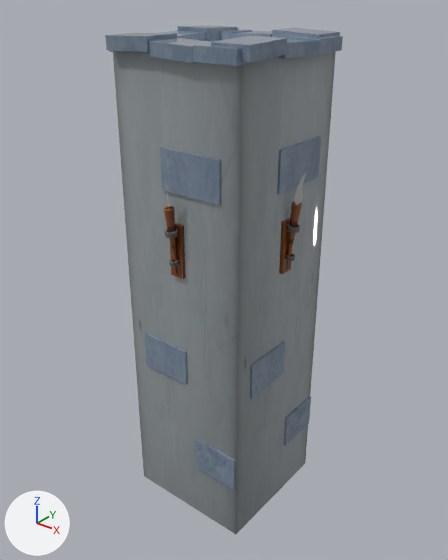
The FBX model Assets/Meshes/Furniture/Furniture_Wall.fbx as it was, and as the next commit left it.
Both versions are drawn from a camera (50 mm lens) standing at (25.9, -32.6, 38.5) and looking at (-0.3, 0.1, 18.3). The axes (+X, +Y, +Z) are drawn at lower left. The lights are the same throughout. Where no turn or scale is listed for an object, it has been applied to the vertices. Vertices at the same position are counted once.

Names of what the first picture shows: 'BasicWall'.
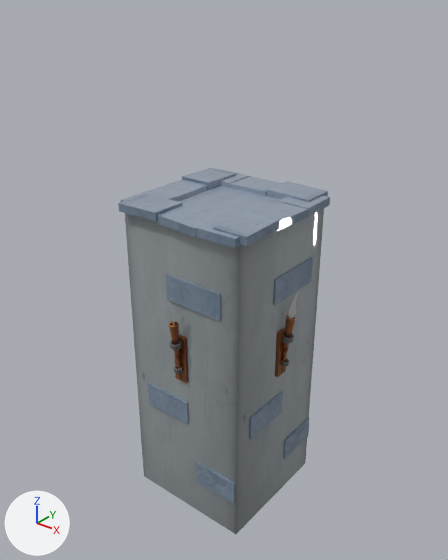
Pixel boxes [x1, y1, x2, y2] of what changed, in the pictures (448 x 560 px; the box of a moved part takes in the faces that stretch with it):
'BasicWall', reshaped, moved (11% narrower, 28% shorter): before [105, 25, 343, 534]; after [118, 168, 330, 534]
part 1 of me_mesh, moved or reshaped: before [113, 51, 336, 505]; after [125, 208, 324, 505]
part 2 of me_mesh, moved or reshaped: before [193, 43, 263, 66]; after [196, 217, 240, 248]
part 3 of me_mesh, moved or reshaped: before [149, 38, 211, 63]; after [158, 205, 221, 238]
part 4 of me_mesh, moved or reshaped: before [105, 33, 177, 52]; after [118, 194, 182, 221]
part 5 of me_mesh, moved or reshaped: before [284, 36, 343, 54]; after [278, 195, 330, 216]
part 6 of me_mesh, moved or reshaped: before [278, 38, 320, 59]; after [251, 201, 309, 230]
part 7 of me_mesh, moved or reshaped: before [211, 36, 287, 62]; after [213, 211, 280, 246]
part 8 of me_mesh, moved or reshaped: before [220, 29, 252, 40]; after [219, 169, 249, 187]
part 9 of me_mesh, moved or reshaped: before [230, 31, 272, 39]; after [229, 176, 282, 196]
part 10 of me_mesh, moved or reshaped: before [272, 28, 340, 38]; after [267, 181, 328, 202]
part 11 of me_mesh, moved or reshaped: before [109, 50, 150, 53]; after [121, 190, 176, 202]
part 12 of me_mesh, moved or reshaped: before [161, 30, 206, 41]; after [152, 179, 208, 201]
part 13 of me_mesh, moved or reshaped: before [177, 25, 238, 41]; after [182, 168, 237, 190]
part 14 of me_mesh, moved or reshaped: before [208, 39, 225, 42]; after [178, 185, 280, 219]
part 15 of me_mesh, moved or reshaped: before [284, 396, 311, 446]; after [283, 418, 310, 459]
part 16 of me_mesh, moved or reshaped: before [277, 137, 321, 194]; after [273, 257, 313, 305]
part 17 of me_mesh, moved or reshaped: before [250, 341, 285, 399]; after [249, 391, 283, 439]
part 18 of me_mesh, moved or reshaped: before [196, 439, 235, 490]; after [197, 462, 235, 504]
part 19 of me_mesh, moved or reshaped: before [160, 147, 221, 205]; after [166, 274, 221, 321]
part 20 of me_mesh, moved or reshaped: before [145, 333, 188, 384]; after [148, 382, 189, 424]

Patch to the scene script:
```diff
--- a/Assets/Meshes/Furniture/Furniture_Wall.fbx.py
+++ b/Assets/Meshes/Furniture/Furniture_Wall.fbx.py
@@ me_mesh @@
 me_mesh.from_pydata(...)  # 668 vertices, 542 faces; spans x -6.3..6.3, y -6.3..6.3, z 0.0..35.6
+# me_mesh part 1: the loose piece of 8 vertices spanning x -5.0..5.0, y -5.0..5.0, z 0.0..34.6 is scaled about its middle by (1, 1, 0.7), then moved by (0.0, 0.0, 3.2)
+# me_mesh part 2: the loose piece of 8 vertices spanning x 2.1..5.0, y -5.6..-3.0, z 34.4..35.3 is scaled about its middle by (1, 1, 0.7), then moved by (0.0, 0.0, -2.1)
+# me_mesh part 3: the loose piece of 8 vertices spanning x -1.3..2.1, y -5.6..-3.0, z 34.4..35.3 is scaled about its middle by (1, 1, 0.7), then moved by (0.0, 0.0, -2.1)
+# me_mesh part 4: the loose piece of 8 vertices spanning x -4.9..-1.4, y -5.6..-3.0, z 34.6..35.6 is scaled about its middle by (1, 1, 0.7), then moved by (0.0, 0.0, -2.2)
+# me_mesh part 5: the loose piece of 8 vertices spanning x 3.0..5.6, y 1.9..4.8, z 34.4..35.3 is scaled about its middle by (1, 1, 0.7), then moved by (0.0, 0.0, -2.1)
+# me_mesh part 6: the loose piece of 8 vertices spanning x 3.0..5.6, y -1.6..1.9, z 34.4..35.3 is scaled about its middle by (1, 1, 0.7), then moved by (0.0, 0.0, -2.1)
+# me_mesh part 7: the loose piece of 8 vertices spanning x 3.0..5.6, y -5.1..-1.6, z 34.6..35.6 is scaled about its middle by (1, 1, 0.7), then moved by (0.0, 0.0, -2.2)
+# me_mesh part 8: the loose piece of 8 vertices spanning x -5.0..-2.1, y 3.0..5.6, z 34.4..35.3 is scaled about its middle by (1, 1, 0.7), then moved by (0.0, 0.0, -2.1)
+# me_mesh part 9: the loose piece of 8 vertices spanning x -2.1..1.3, y 3.0..5.6, z 34.4..35.3 is scaled about its middle by (1, 1, 0.7), then moved by (0.0, 0.0, -2.1)
+# me_mesh part 10: the loose piece of 8 vertices spanning x 1.4..4.9, y 3.0..5.6, z 34.6..35.6 is scaled about its middle by (1, 1, 0.7), then moved by (0.0, 0.0, -2.2)
+# me_mesh part 11: the loose piece of 8 vertices spanning x -5.6..-3.0, y -4.8..-1.9, z 34.4..35.3 is scaled about its middle by (1, 1, 0.7), then moved by (0.0, 0.0, -2.1)
+# me_mesh part 12: the loose piece of 8 vertices spanning x -5.6..-3.0, y -1.9..1.6, z 34.4..35.3 is scaled about its middle by (1, 1, 0.7), then moved by (0.0, 0.0, -2.1)
+# me_mesh part 13: the loose piece of 8 vertices spanning x -5.6..-3.0, y 1.6..5.1, z 34.6..35.6 is scaled about its middle by (1, 1, 0.7), then moved by (0.0, 0.0, -2.2)
+# me_mesh part 14: the loose piece of 8 vertices spanning x -3.8..3.5, y -3.0..3.3, z 33.9..34.9 is scaled about its middle by (1, 1, 0.7), then moved by (0.0, 0.0, -1.9)
+# me_mesh part 15: the loose piece of 8 vertices spanning x 4.9..5.2, y 1.3..4.9, z 4.6..7.4 is scaled about its middle by (1, 1, 0.7), then moved by (0.0, 0.0, 6.6)
+# me_mesh part 16: the loose piece of 8 vertices spanning x 4.9..5.2, y -1.1..3.6, z 26.4..29.1 is scaled about its middle by (1, 1, 0.7)
+# me_mesh part 17: the loose piece of 8 vertices spanning x 4.9..5.2, y -3.6..0.4, z 12.0..14.8 is scaled about its middle by (1, 1, 0.7), then moved by (0.0, 0.0, 4.3)
+# me_mesh part 18: the loose piece of 8 vertices spanning x 1.3..4.9, y -5.2..-4.9, z 4.6..7.4 is scaled about its middle by (1, 1, 0.7), then moved by (0.0, 0.0, 6.6)
+# me_mesh part 19: the loose piece of 8 vertices spanning x -1.1..3.6, y -5.2..-4.9, z 26.4..29.1 is scaled about its middle by (1, 1, 0.7)
+# me_mesh part 20: the loose piece of 8 vertices spanning x -3.6..0.4, y -5.2..-4.9, z 12.0..14.8 is scaled about its middle by (1, 1, 0.7), then moved by (0.0, 0.0, 4.3)
 me_mesh.materials.append(mat_wallmat)
@@ ob_basicwall @@
 ob_basicwall = bpy.data.objects.new('BasicWall', me_mesh)
-ob_basicwall.location = (0.0, 0.0, 0.0)
+ob_basicwall.location = (0.0, 0.0, -8.36)
```
